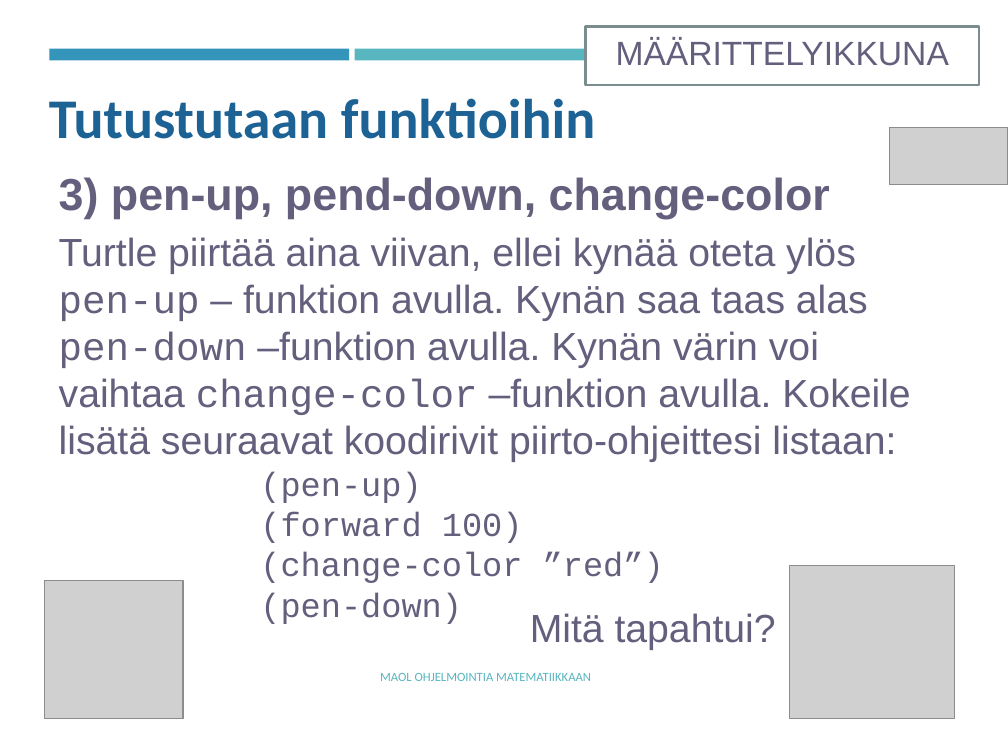
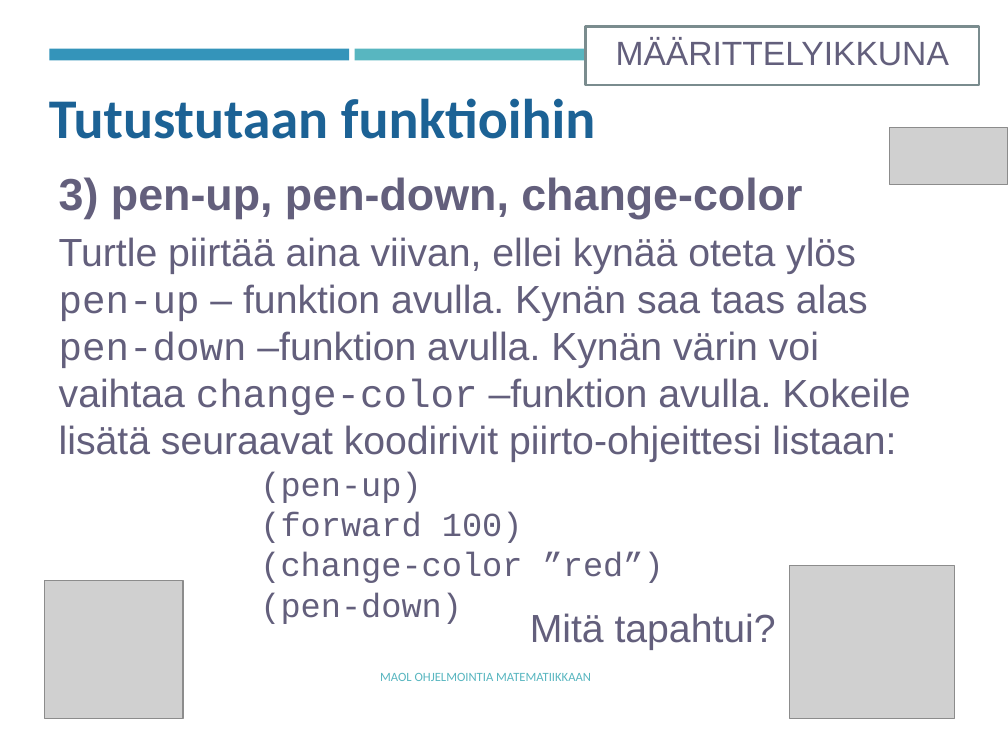
Before and after one commit to tyynetyyne/tyynetyyne.github.io, a slide deck: slide 7 of tehtavat/tiedostot/maol/power_point/Racket-MAOL-5-6-turtle1.pptx. Drawn at 1008x756 pixels with LibreOffice and Linux fonts; fonts in the diff are those of the drawing; grey boxes stand for pictures. Boxes give left, top, right and bottom in pixels: in the first picture for what was removed or moved away, otherwise in the second. Text is boxed around its words. In the diff, an @@ line names an element or a change of style, - is before the commit and + after.

```diff
--- a/tehtavat/tiedostot/maol/power_point/Racket-MAOL-5-6-turtle1.pptx
+++ b/tehtavat/tiedostot/maol/power_point/Racket-MAOL-5-6-turtle1.pptx
@@ text at (59, 177, 802, 219): text changed @@
-3) pen-up, pend-down, change-color
+3) pen-up, pen-down, change-color
```
Also in this commit, not shown: 1 other file.
